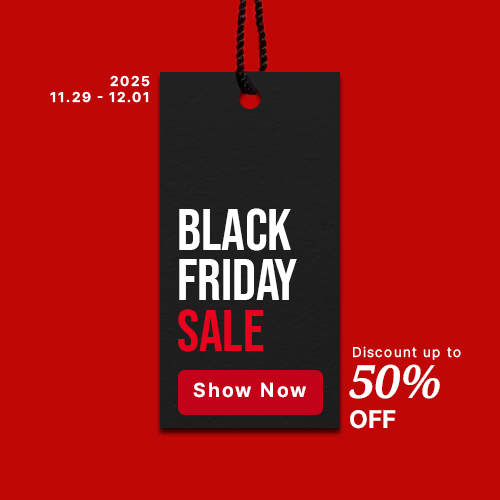
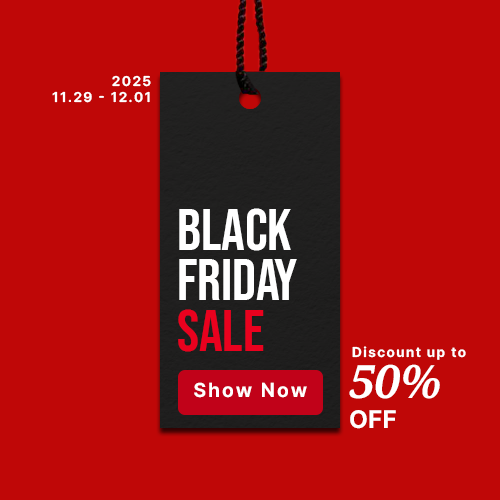
Revision of a layered 500×500 image; what changed, layer by layer:
painted on "Show Now" over (x1=193, y1=382, x2=307, y2=398)
painted on "50% off" over (x1=352, y1=410, x2=396, y2=429)
painted on "Discount up to" over (x1=352, y1=346, x2=466, y2=360)
painted on "2025 11.29 - 12.01" over (x1=50, y1=75, x2=151, y2=103)
